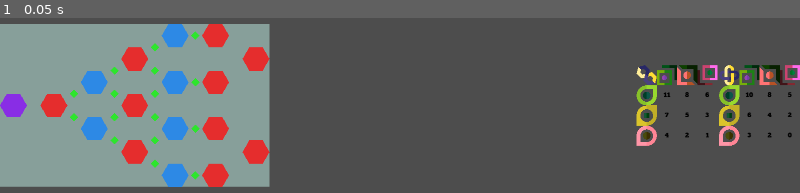
Above: before the commit, frame 1.
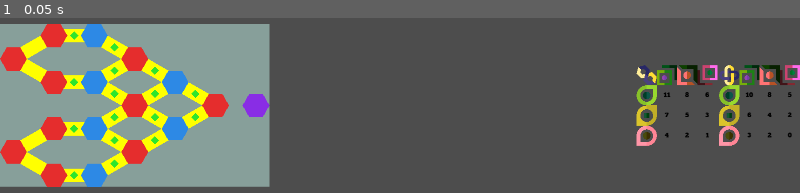
Above: after the commit, the same moment.

Repository: Pe3Hu/poro
Game: Godot game, scene res://scene/0/game.tscn
Same seed, same stepped clock (60 frames per second), same inputs: the game is played once before the commit and once after it.
Inputs:
- Up to frame 1 (0.05 s): no input

The runs differ from the first frame. In frame 1, 11% of the frame differs, in the area x 0-34%, y 3-97%.

Commit message:
version 0.0013
1. Path scene added

Diff:
--- /dev/null
+++ b/asset/json/poro_path.json
@@ -0,0 +1,266 @@
+[
+ {
+  "index": 0,
+  "side": "left",
+  "0 x": 12,
+  "0 y": 1,
+  "1 x": 10,
+  "1 y": 0
+ },
+ {
+  "index": 1,
+  "side": "left",
+  "0 x": 12,
+  "0 y": 1,
+  "1 x": 10,
+  "1 y": 2
+ },
+ {
+  "index": 2,
+  "side": "left",
+  "0 x": 12,
+  "0 y": 5,
+  "1 x": 10,
+  "1 y": 4
+ },
+ {
+  "index": 3,
+  "side": "left",
+  "0 x": 12,
+  "0 y": 5,
+  "1 x": 10,
+  "1 y": 6
+ },
+ {
+  "index": 4,
+  "side": "left",
+  "0 x": 10,
+  "0 y": 0,
+  "1 x": 8,
+  "1 y": 0,
+  "2 x": 6,
+  "2 y": 1
+ },
+ {
+  "index": 5,
+  "side": "left",
+  "0 x": 10,
+  "0 y": 2,
+  "1 x": 8,
+  "1 y": 2,
+  "2 x": 6,
+  "2 y": 1
+ },
+ {
+  "index": 6,
+  "side": "left",
+  "0 x": 10,
+  "0 y": 2,
+  "1 x": 8,
+  "1 y": 2,
+  "2 x": 6,
+  "2 y": 3
+ },
+ {
+  "index": 7,
+  "side": "left",
+  "0 x": 10,
+  "0 y": 4,
+  "1 x": 8,
+  "1 y": 4,
+  "2 x": 6,
+  "2 y": 3
+ },
+ {
+  "index": 8,
+  "side": "left",
+  "0 x": 10,
+  "0 y": 4,
+  "1 x": 8,
+  "1 y": 4,
+  "2 x": 6,
+  "2 y": 5
+ },
+ {
+  "index": 9,
+  "side": "left",
+  "0 x": 10,
+  "0 y": 6,
+  "1 x": 8,
+  "1 y": 6,
+  "2 x": 6,
+  "2 y": 5
+ },
+ {
+  "index": 10,
+  "side": "left",
+  "0 x": 6,
+  "0 y": 1,
+  "1 x": 4,
+  "1 y": 2,
+  "2 x": 2,
+  "2 y": 3
+ },
+ {
+  "index": 11,
+  "side": "left",
+  "0 x": 6,
+  "0 y": 3,
+  "1 x": 4,
+  "1 y": 2,
+  "2 x": 2,
+  "2 y": 3
+ },
+ {
+  "index": 12,
+  "side": "left",
+  "0 x": 6,
+  "0 y": 3,
+  "1 x": 4,
+  "1 y": 4,
+  "2 x": 2,
+  "2 y": 3
+ },
+ {
+  "index": 13,
+  "side": "left",
+  "0 x": 6,
+  "0 y": 5,
+  "1 x": 4,
+  "1 y": 4,
+  "2 x": 2,
+  "2 y": 3
+ },
+ {
+  "index": 14,
+  "side": "right",
+  "0 x": 0,
+  "0 y": 1,
+  "1 x": 2,
+  "1 y": 0
+ },
+ {
+  "index": 15,
+  "side": "right",
+  "0 x": 0,
+  "0 y": 1,
+  "1 x": 2,
+  "1 y": 2
+ },
+ {
+  "index": 16,
+  "side": "right",
+  "0 x": 0,
+  "0 y": 5,
+  "1 x": 2,
+  "1 y": 4
+ },
+ {
+  "index": 17,
+  "side": "right",
+  "0 x": 0,
+  "0 y": 5,
+  "1 x": 2,
+  "1 y": 6
+ },
+ {
+  "index": 18,
+  "side": "right",
+  "0 x": 2,
+  "0 y": 0,
+  "1 x": 4,
+  "1 y": 0,
+  "2 x": 6,
+  "2 y": 1
+ },
+ {
+  "index": 19,
+  "side": "right",
+  "0 x": 2,
+  "0 y": 2,
+  "1 x": 4,
+  "1 y": 2,
+  "2 x": 6,
+  "2 y": 1
+ },
+ {
+  "index": 20,
+  "side": "right",
+  "0 x": 2,
+  "0 y": 2,
+  "1 x": 4,
+  "1 y": 2,
+  "2 x": 6,
+  "2 y": 3
+ },
+ {
+  "index": 21,
+  "side": "right",
+  "0 x": 2,
+  "0 y": 4,
+  "1 x": 4,
+  "1 y": 4,
+  "2 x": 6,
+  "2 y": 3
+ },
+ {
+  "index": 22,
+  "side": "right",
+  "0 x": 2,
+  "0 y": 4,
+  "1 x": 4,
+  "1 y": 4,
+  "2 x": 6,
+  "2 y": 5
+ },
+ {
+  "index": 23,
+  "side": "right",
+  "0 x": 2,
+  "0 y": 6,
+  "1 x": 4,
+  "1 y": 6,
+  "2 x": 6,
+  "2 y": 5
+ },
+ {
+  "index": 24,
+  "side": "right",
+  "0 x": 6,
+  "0 y": 1,
+  "1 x": 8,
+  "1 y": 2,
+  "2 x": 10,
+  "2 y": 3
+ },
+ {
+  "index": 25,
+  "side": "right",
+  "0 x": 6,
+  "0 y": 3,
+  "1 x": 8,
+  "1 y": 2,
+  "2 x": 10,
+  "2 y": 3
+ },
+ {
+  "index": 26,
+  "side": "right",
+  "0 x": 6,
+  "0 y": 3,
+  "1 x": 8,
+  "1 y": 4,
+  "2 x": 10,
+  "2 y": 3
+ },
+ {
+  "index": 27,
+  "side": "right",
+  "0 x": 6,
+  "0 y": 5,
+  "1 x": 8,
+  "1 y": 4,
+  "2 x": 10,
+  "2 y": 3
+ }
+]
--- a/scene/2/clash.gd
+++ b/scene/2/clash.gd
@@ -14,8 +14,8 @@
 	spots = input_.spots
 	side = input_.side
 
-	position = (spots.attack.position + spots.defense.position) / 2
-	position += Vector2(Global.num.spot.w, Global.num.spot.h) * 0.5
+	position = (spots.attack.center + spots.defense.center) / 2
+	#position += Vector2(Global.num.spot.w, Global.num.spot.h) * 0.5
 	init_vertexs()
 	anchor.color = Global.color.anchor
 
--- a/scene/2/field.gd
+++ b/scene/2/field.gd
@@ -3,6 +3,7 @@
 
 @onready var spots = $Spots
 @onready var clashs = $Clashs
+@onready var paths = $Paths
 
 var stadium = null
 var grids = {}
@@ -15,13 +16,14 @@
 	init_grids()
 	init_spots()
 	init_clashs()
+	init_paths()
 
 	custom_minimum_size = Vector2(Global.num.field.cols + 1.0 / 3, Global.num.field.rows) * Global.vec.size.spot
 	spots.position += Vector2(Global.num.spot.w, Global.num.spot.h) * 0.5
 
 	var spot = grids.spots[Vector2(10, 3)]
 
-	var side = "left"
+	var side = "right"
 
 #	for side_ in spot.clashs:
 #		if side_ == side:
@@ -85,105 +87,6 @@
 
 
 func init_clashs() -> void:
-#	var datas = []
-#	var data = {}
-#	data.side = "left"
-#	data.attack = grids.spots[Vector2(10, 0)]
-#	data.defense = grids.spots[Vector2(8, 0)]
-#	datas.append(data)
-#
-#	data = {}
-#	data.side = "left"
-#	data.attack = grids.spots[Vector2(10, 2)]
-#	data.defense = grids.spots[Vector2(8, 2)]
-#	datas.append(data)
-#
-#	data = {}
-#	data.side = "left"
-#	data.attack = grids.spots[Vector2(10, 4)]
-#	data.defense = grids.spots[Vector2(8, 4)]
-#	datas.append(data)
-#
-#	data = {}
-#	data.side = "left"
-#	data.attack = grids.spots[Vector2(10, 6)]
-#	data.defense = grids.spots[Vector2(8, 6)]
-#	datas.append(data)
-#
-#	data = {}
-#	data.side = "left"
-#	data.attack = grids.spots[Vector2(6, 1)]
-#	data.defense = grids.spots[Vector2(8, 0)]
-#	datas.append(data)
-#
-#	data = {}
-#	data.side = "left"
-#	data.attack = grids.spots[Vector2(6, 1)]
-#	data.defense = grids.spots[Vector2(8, 2)]
-#	datas.append(data)
-#
-#	data = {}
-#	data.side = "left"
-#	data.attack = grids.spots[Vector2(6, 3)]
-#	data.defense = grids.spots[Vector2(8, 2)]
-#	datas.append(data)
-#
-#	data = {}
-#	data.side = "left"
-#	data.attack = grids.spots[Vector2(6, 3)]
-#	data.defense = grids.spots[Vector2(8, 4)]
-#	datas.append(data)
-#
-#
-#	data = {}
-#	data.side = "left"
-#	data.attack = grids.spots[Vector2(6, 5)]
-#	data.defense = grids.spots[Vector2(8, 4)]
-#	datas.append(data)
-#
-#	data = {}
-#	data.side = "left"
-#	data.attack = grids.spots[Vector2(6, 5)]
-#	data.defense = grids.spots[Vector2(8, 6)]
-#	datas.append(data)
-#
-#	data = {}
-#	data.side = "left"
-#	data.attack = grids.spots[Vector2(6, 1)]
-#	data.defense = grids.spots[Vector2(4, 2)]
-#	datas.append(data)
-#
-#	data = {}
-#	data.side = "left"
-#	data.attack = grids.spots[Vector2(6, 3)]
-#	data.defense = grids.spots[Vector2(4, 2)]
-#	datas.append(data)
-#
-#	data = {}
-#	data.side = "left"
-#	data.attack = grids.spots[Vector2(6, 3)]
-#	data.defense = grids.spots[Vector2(4, 4)]
-#	datas.append(data)
-#
-#	data = {}
-#	data.side = "left"
-#	data.attack = grids.spots[Vector2(6, 5)]
-#	data.defense = grids.spots[Vector2(4, 4)]
-#	datas.append(data)
-#
-#	data = {}
-#	data.side = "left"
-#	data.attack = grids.spots[Vector2(2, 3)]
-#	data.defense = grids.spots[Vector2(4, 2)]
-#	datas.append(data)
-#
-#	data = {}
-#	data.side = "left"
-#	data.attack = grids.spots[Vector2(2, 3)]
-#	data.defense = grids.spots[Vector2(4, 4)]
-#	datas.append(data)
-
-
 	for side in Global.dict.clash.side:
 		for data in Global.dict.clash.side[side]:
 			var input = {}
@@ -198,9 +101,28 @@
 			clash.set_attributes(input)
 
 
+func init_paths() -> void:
+	for side in Global.dict.path.side:
+		for grids_ in Global.dict.path.side[side]:
+			var input = {}
+			input.field = self
+			input.side = side
+			input.spots = []
+
+			for grid in grids_:
+				input.spots.append(grids.spots[grid])
+
+			var path = Global.scene.path.instantiate()
+			paths.add_child(path)
+			path.set_attributes(input)
+
+
 func set_visible_side(side_: String) -> void:
 	for spot in spots.get_children():
 		spot.set_color_based_on_side(side_)
 
 	for clash in clashs.get_children():
 		clash.visible = clash.side == side_
+
+	for path in paths.get_children():
+		path.visible = path.side == side_
--- a/scene/2/field.tscn
+++ b/scene/2/field.tscn
@@ -23,6 +23,8 @@
 layout_mode = 2
 theme_override_styles/panel = SubResource("StyleBoxFlat_m51nc")
 
+[node name="Paths" type="Node2D" parent="."]
+
 [node name="Spots" type="Node2D" parent="."]
 
 [node name="Clashs" type="Node2D" parent="."]
--- /dev/null
+++ b/scene/2/path.gd
@@ -0,0 +1,15 @@
+extends Line2D
+
+
+var field = null
+var spots = null
+var side = null
+
+
+func set_attributes(input_: Dictionary) -> void:
+	field = input_.field
+	spots = input_.spots
+	side = input_.side
+
+	for spot in spots:
+		add_point(spot.center)
--- /dev/null
+++ b/scene/2/path.tscn
@@ -0,0 +1,8 @@
+[gd_scene load_steps=2 format=3 uid="uid://cimhx6uar6llp"]
+
+[ext_resource type="Script" path="res://scene/2/path.gd" id="1_5mek4"]
+
+[node name="Path" type="Line2D"]
+width = 32.0
+default_color = Color(1, 1, 0, 1)
+script = ExtResource("1_5mek4")
--- a/scene/2/spot.gd
+++ b/scene/2/spot.gd
@@ -3,6 +3,7 @@
 
 var field = null
 var grid = null
+var center = null
 var clashs = {}
 
 
@@ -41,6 +42,7 @@
 		shift.y += 0.5
 
 	position = (grid + shift) * Global.vec.size.spot
+	center = position + Vector2(Global.num.spot.w, Global.num.spot.h) * 0.5
 
 
 func remove_check() -> bool:
--- a/script/Global.gd
+++ b/script/Global.gd
@@ -50,6 +50,7 @@
 	init_neighbor()
 	init_aspect()
 	init_clash()
+	init_path()
 
 
 func init_neighbor() -> void:
@@ -189,6 +190,38 @@
 		dict.clash.side[clash.side].append(data)
 
 
+func init_path() -> void:
+	dict.path = {}
+	dict.path.side = {}
+
+	var path_ = "res://asset/json/poro_path.json"
+	var array = load_data(path_)
+
+	for path in array:
+		if !dict.path.side.has(path.side):
+			dict.path.side[path.side] = []
+
+		var data = {}
+		data.indexs = {}
+		data.grids = []
+
+		for key in path:
+			if key != "index" and key != "side":
+				var words = []
+				words = key.split(" ")
+
+				if !data.indexs.has(words[0]):
+					data.indexs[words[0]] = Vector2()
+
+				data.indexs[words[0]][words[1]] += path[key]
+
+		for index in data.indexs:
+			var grid = Vector2(data.indexs[index].x, data.indexs[index].y)
+			data.grids.append(grid)
+
+		dict.path.side[path.side].append(data.grids)
+
+
 func init_node() -> void:
 	node.game = get_node("/root/Game")
 
@@ -204,6 +237,7 @@
 	scene.stadium = load("res://scene/2/stadium.tscn")
 	scene.spot = load("res://scene/2/spot.tscn")
 	scene.clash = load("res://scene/2/clash.tscn")
+	scene.path = load("res://scene/2/path.tscn")
 	scene.marker = load("res://scene/2/marker.tscn")
 
 
